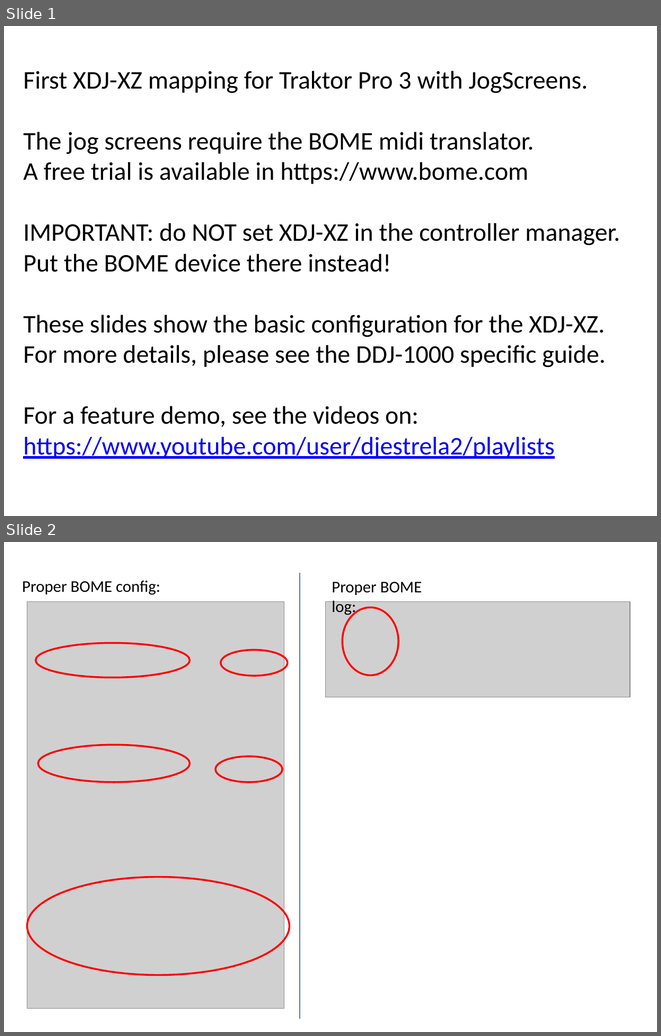
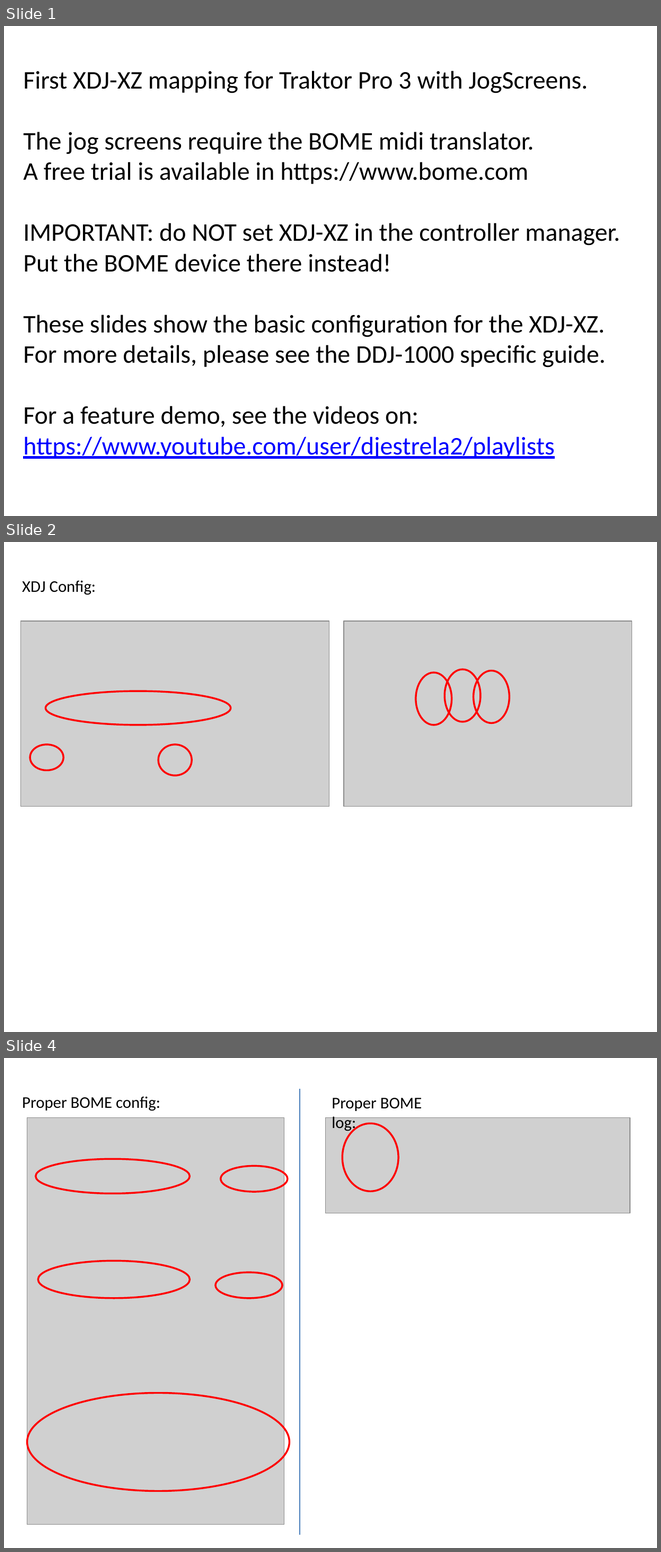
Before and after one commit to pestrela/music, a slide deck: traktor/mapping_xdj_xz/Support files/Source files/XDJ-XZ - Installation Instructions.pptx. Shown one above the other, each under a label of ours: slides 1 and 2 before the commit, slides 1, 2 and 4 after it; the slides between them are not shown. The pictures are 661x1036 and 661x1552 pixels, drawn with LibreOffice and Linux fonts; fonts in the diff are those of the drawing; grey boxes stand for pictures. Boxes give left, top, right and bottom in pixels: in the first picture for what was removed or moved away, otherwise in the second. Text is boxed around its words. In the diff, an @@ line names an element or a change of style, - is before the commit and + after.

```diff
--- a/traktor/mapping_xdj_xz/Support files/Source files/XDJ-XZ - Installation Instructions.pptx
+++ b/traktor/mapping_xdj_xz/Support files/Source files/XDJ-XZ - Installation Instructions.pptx
@@ slide 2 added at [4, 542, 657, 1032], background #FFFFFF @@
@@ text added at [22, 580, 96, 595], 18 pt, text #000000 @@
+XDJ Config:
@@ group added at [344, 621, 632, 806]: 3 ellipses, 1 picture @@
@@ group added at [21, 621, 330, 806]: 3 ellipses, 1 picture @@
@@ what was slide 2 is now slide 4 @@
```
Also in this commit, not shown: 1 slide changed, 2 other slides added, 1 slide removed, 4 other files.
